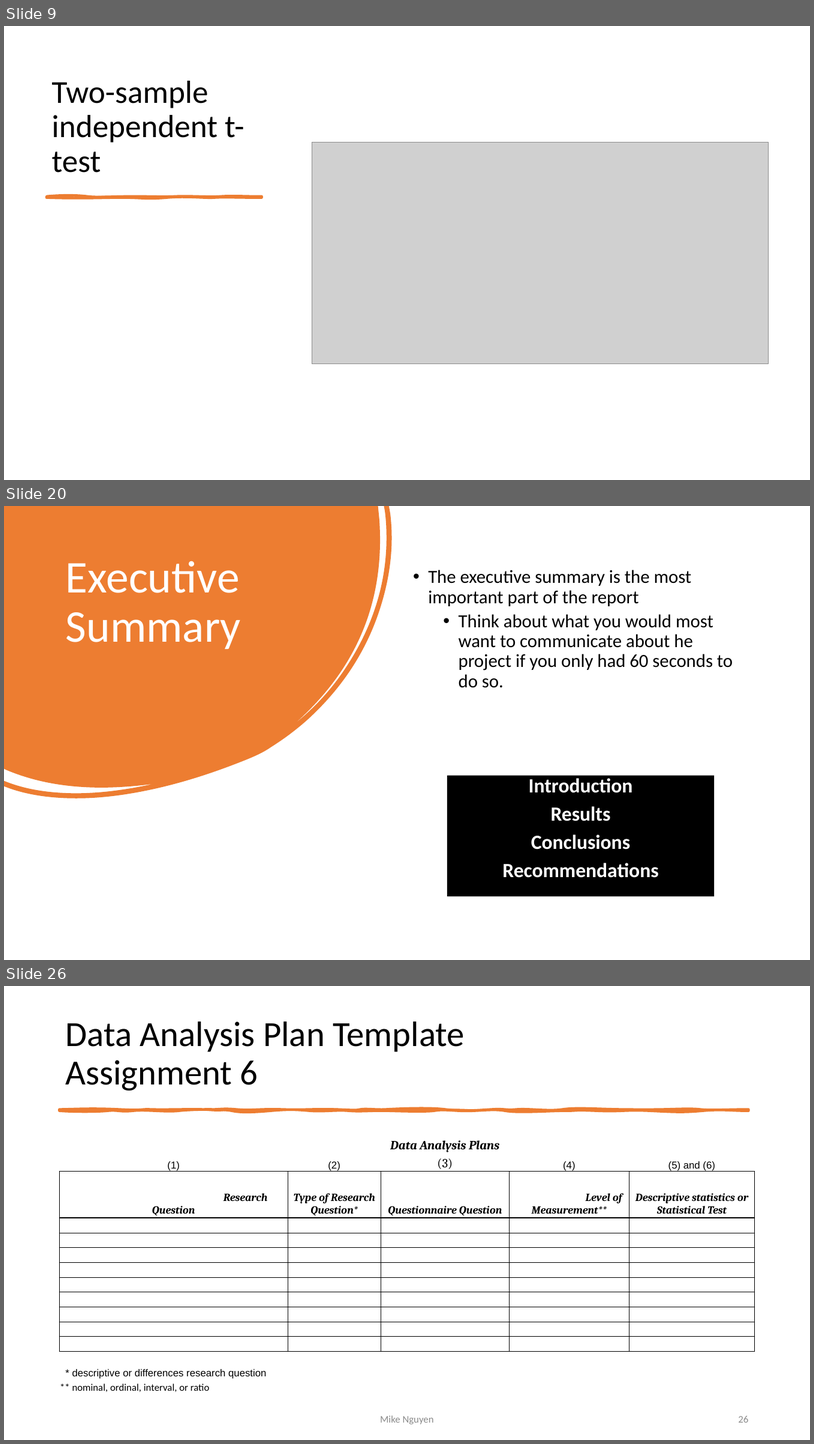
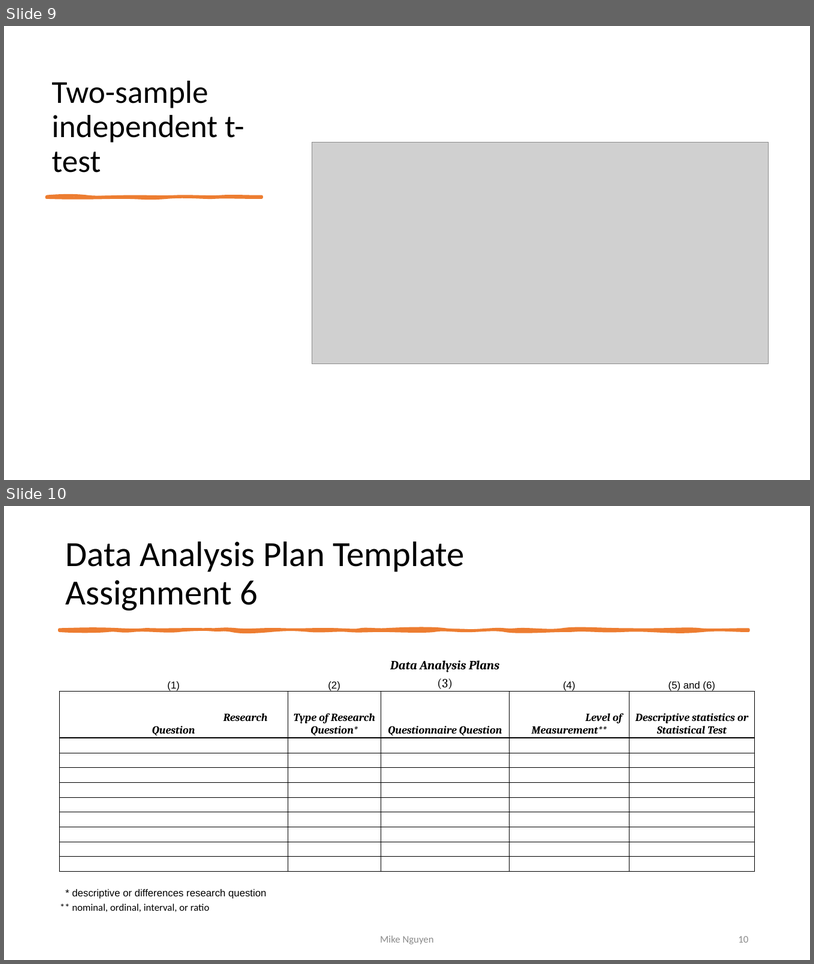
Before and after one commit to mikenguyen13/mar4050, a slide deck: lectures/10/2_Research Presentation.pptx. Shown one above the other, each under a label of ours: slides 9, 20 and 26 before the commit, slides 9 and 10 after it; the slides between them are not shown. The pictures are 814x1444 and 814x964 pixels, drawn with LibreOffice and Linux fonts; fonts in the diff are those of the drawing; grey boxes stand for pictures. Boxes give left, top, right and bottom in pixels: in the first picture for what was removed or moved away, otherwise in the second. Text is boxed around its words. In the diff, an @@ line names an element or a change of style, - is before the commit and + after.

```diff
--- a/lectures/10/2_Research Presentation.pptx
+++ b/lectures/10/2_Research Presentation.pptx
@@ slide 20 removed at [4, 506, 810, 960], background #FFFFFF @@
@@ freeform shape removed at [4, 506, 464, 878] @@
@@ title removed at [66, 561, 241, 649] @@
-Executive Summary
@@ text removed at [428, 570, 733, 688] @@
-• The executive summary is the most important part of the report
-  • Think about what you would most want to communicate about he project if you only had 60 seconds to do so.
@@ rectangle removed at [447, 775, 715, 896] @@
-Introduction
-Results
-Conclusions
-Recommendations
@@ what was slide 26 is now slide 10 @@
@@ page number at [738, 936, 749, 942]: text changed @@
-26
+10
```
Also in this commit, not shown: 16 other slides removed, 8 other files.
